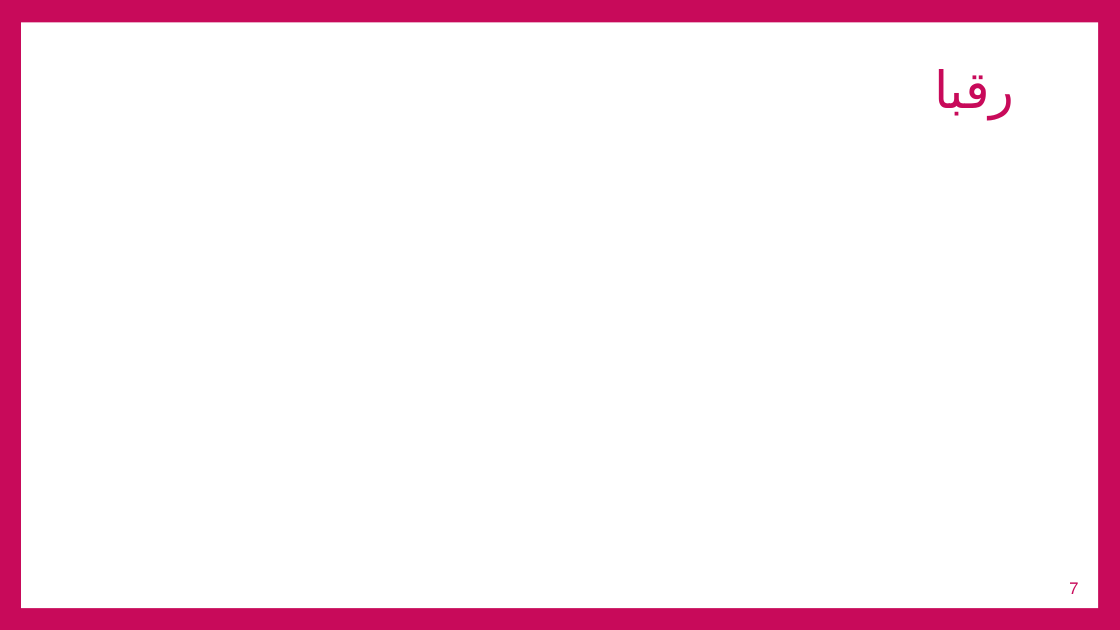
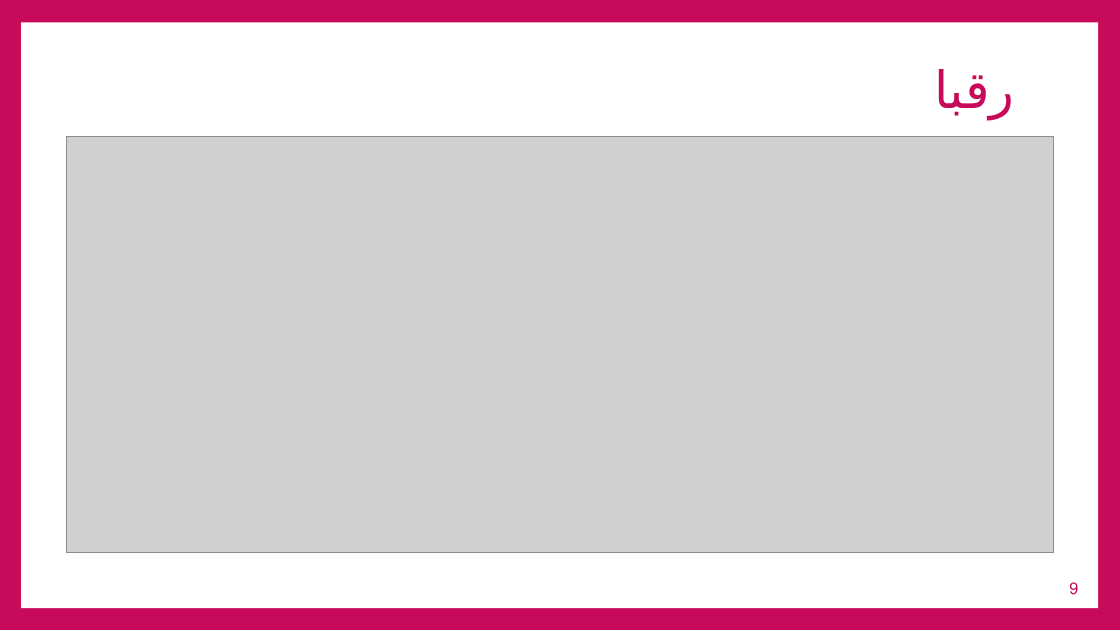
Before and after one commit to ghasemizade/talambar_cdn, a slide deck: slide 9 of business/PitchDeck/JIbres-PitchDeck-v1.pptx (slide 7 before the commit). Drawn at 1120x630 pixels with LibreOffice and Linux fonts; fonts in the diff are those of the drawing; grey boxes stand for pictures; background and template pictures are left out. Boxes give left, top, right and bottom in pixels: in the first picture for what was removed or moved away, otherwise in the second. Text is boxed around its words. In the diff, an @@ line names an element or a change of style, - is before the commit and + after.

```diff
--- a/business/PitchDeck/JIbres-PitchDeck-v1.pptx
+++ b/business/PitchDeck/JIbres-PitchDeck-v1.pptx
@@ picture added at (x1=66, y1=136, x2=1054, y2=553) @@
@@ page number at (x1=1069, y1=582, x2=1078, y2=595): text changed @@
-7
+9
```
Also in this commit, not shown: 1 other slide changed, 5 slides added, 5 other files.
